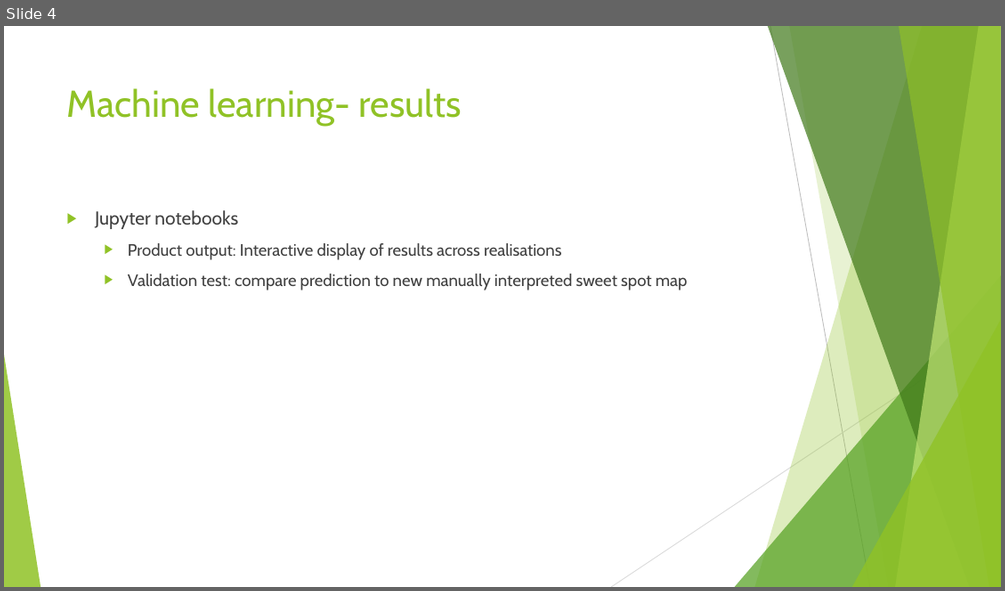
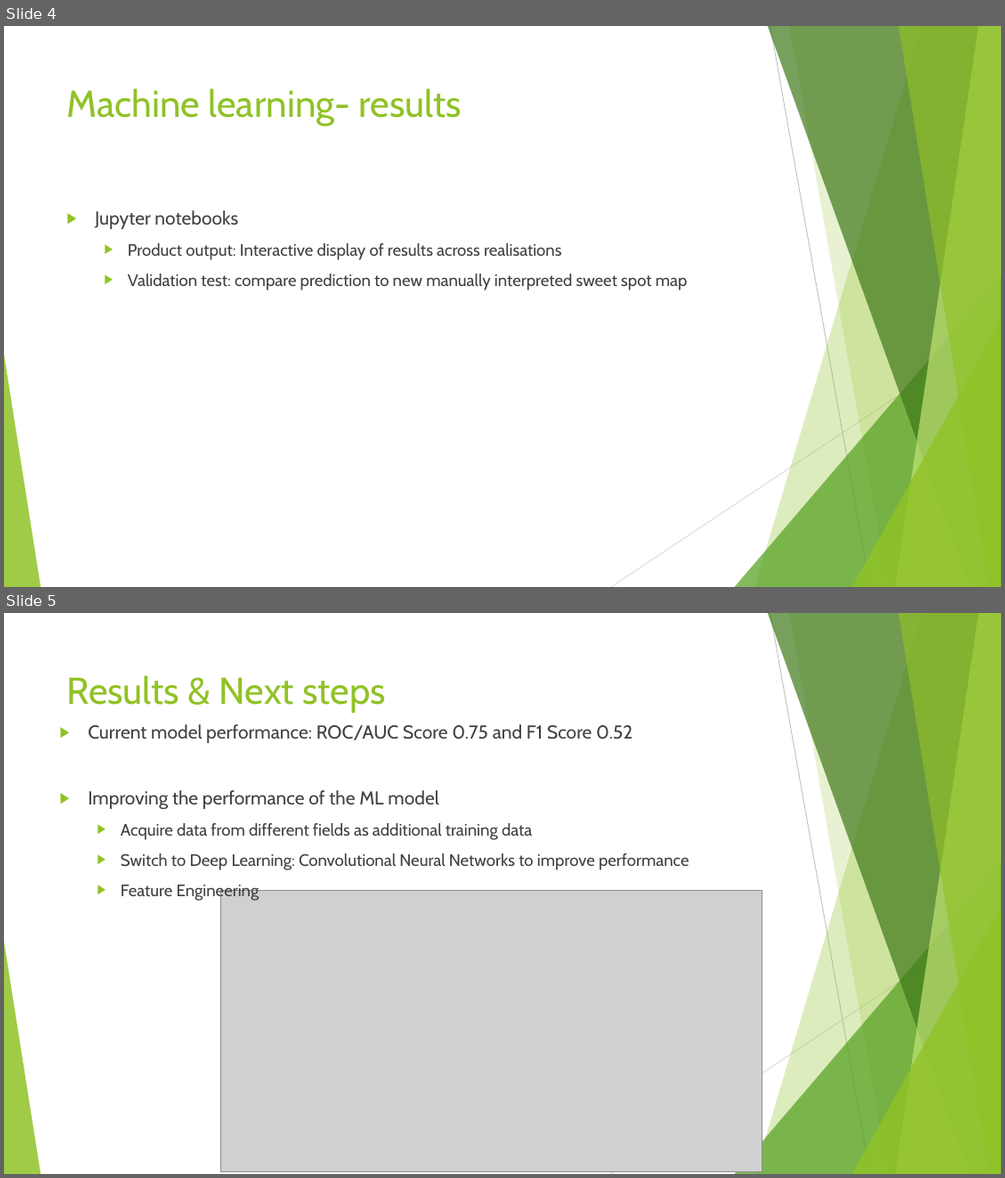
Before and after one commit to Nozziel/OGA2018_SweetSpotPrediction, a slide deck: Introduction.pptx. Shown one above the other, each under a label of ours: slide 4 before the commit, slides 4 and 5 after it. The pictures are 1005x591 and 1005x1178 pixels, drawn with LibreOffice and Linux fonts; fonts in the diff are those of the drawing; grey boxes stand for pictures. Boxes give left, top, right and bottom in pixels: in the first picture for what was removed or moved away, otherwise in the second. Text is boxed around its words. In the diff, an @@ line names an element or a change of style, - is before the commit and + after.

```diff
--- a/Introduction.pptx
+++ b/Introduction.pptx
@@ slide 5 added at (4, 613, 1001, 1174), background #FFFFFF; not listed: 10 template elements that a slide beside it also shows @@
@@ title added at (67, 675, 387, 713), 36 pt, text #90C226 @@
+Results & Next steps
@@ text added at (88, 724, 689, 900), 16 pt, text #404040 @@
+▶ Current model performance: ROC/AUC Score 0.75 and F1 Score 0.52
+▶ Improving the performance of the ML model
+  ▶ Acquire data from different fields as additional training data
+  ▶ Switch to Deep Learning: Convolutional Neural Networks to improve performance
+  ▶ Feature Engineering
@@ picture added at (221, 890, 763, 1171) @@
```
Also in this commit, not shown: 1 other file.
